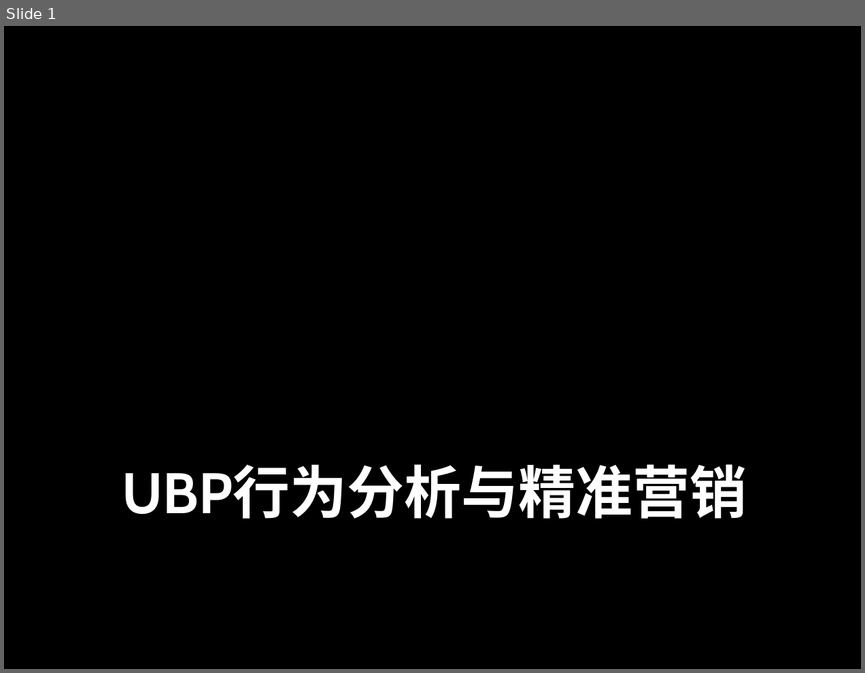
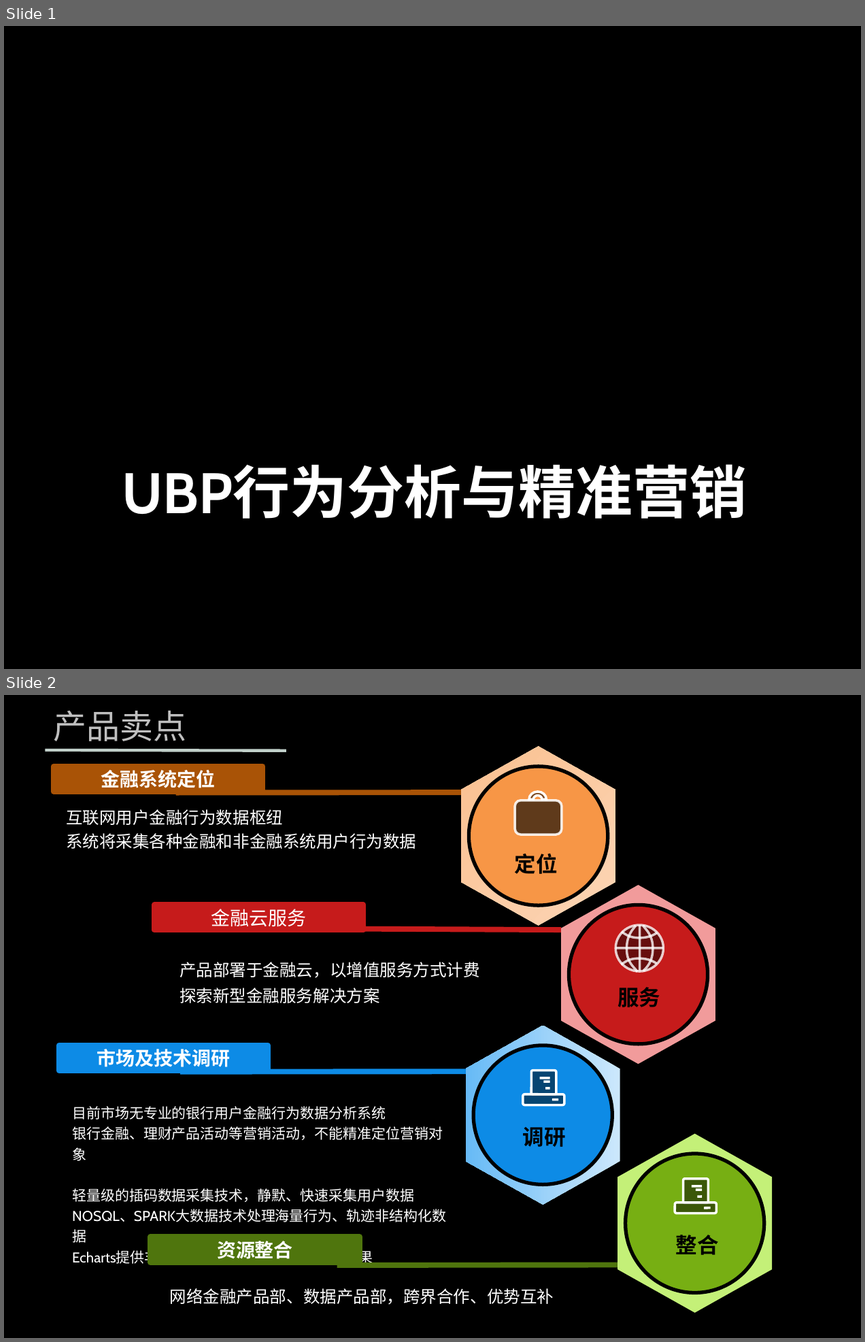
Before and after one commit to zhenghong/UBP, a slide deck: 营销.pptx. Shown one above the other, each under a label of ours: slide 1 before the commit, slides 1 and 2 after it. The pictures are 865x673 and 865x1342 pixels, drawn with LibreOffice and Linux fonts; fonts in the diff are those of the drawing; background and template pictures are left out. Boxes give left, top, right and bottom in pixels: in the first picture for what was removed or moved away, otherwise in the second. Text is boxed around its words. In the diff, an @@ line names an element or a change of style, - is before the commit and + after.

```diff
--- a/营销.pptx
+++ b/营销.pptx
@@ slide 2 added at (4, 695, 861, 1338), background picture (left out) @@
@@ text added at (54, 711, 187, 741), 28 pt, text #BFBFBF @@
+产品卖点
@@ line added from (45, 750) to (286, 751), #C1D0CA 2.5 pt @@
@@ group added at (54, 746, 615, 925): 1 line, 1 hexagon, 1 ellipse, 1 text, 1 rectangle, 1 rounded rectangle, 1 freeform shape @@
+定位
+金融系统定位
@@ text added at (66, 809, 416, 849), 14 pt, text #FFFFFF @@
+互联网用户金融行为数据枢纽
+系统将采集各种金融和非金融系统用户行为数据
@@ group added at (154, 885, 715, 1064): 4 freeform shapes, 3 lines, 2 ellipses, 1 hexagon, 1 text, 1 rectangle @@
+服务
+金融云服务
@@ text added at (179, 962, 480, 1003), 14 pt, text #FFFFFF @@
+产品部署于金融云，以增值服务方式计费
+探索新型金融服务解决方案
@@ group added at (59, 1025, 619, 1204): 5 lines, 2 rounded rectangles, 1 hexagon, 1 ellipse, 1 text, 1 rectangle @@
+调研
+市场及技术调研
@@ text added at (72, 1106, 447, 1266), 12 pt, text #FFFFFF @@
+目前市场无专业的银行用户金融行为数据分析系统
+银行金融、理财产品活动等营销活动，不能精准定位营销对象
+轻量级的插码数据采集技术，静默、快速采集用户数据
+NOSQL、SPARK大数据技术处理海量行为、轨迹非结构化数据
+Echarts提供丰富的图表，直观展现数据分析结果
@@ group added at (150, 1133, 772, 1312): 5 lines, 2 rounded rectangles, 1 hexagon, 1 ellipse, 1 text, 1 rectangle @@
+整合
+资源整合
@@ text added at (170, 1288, 553, 1304), 14 pt, text #FFFFFF @@
+网络金融产品部、数据产品部，跨界合作、优势互补
```
Also in this commit, not shown: 5 slides changed, 1 slide removed.
